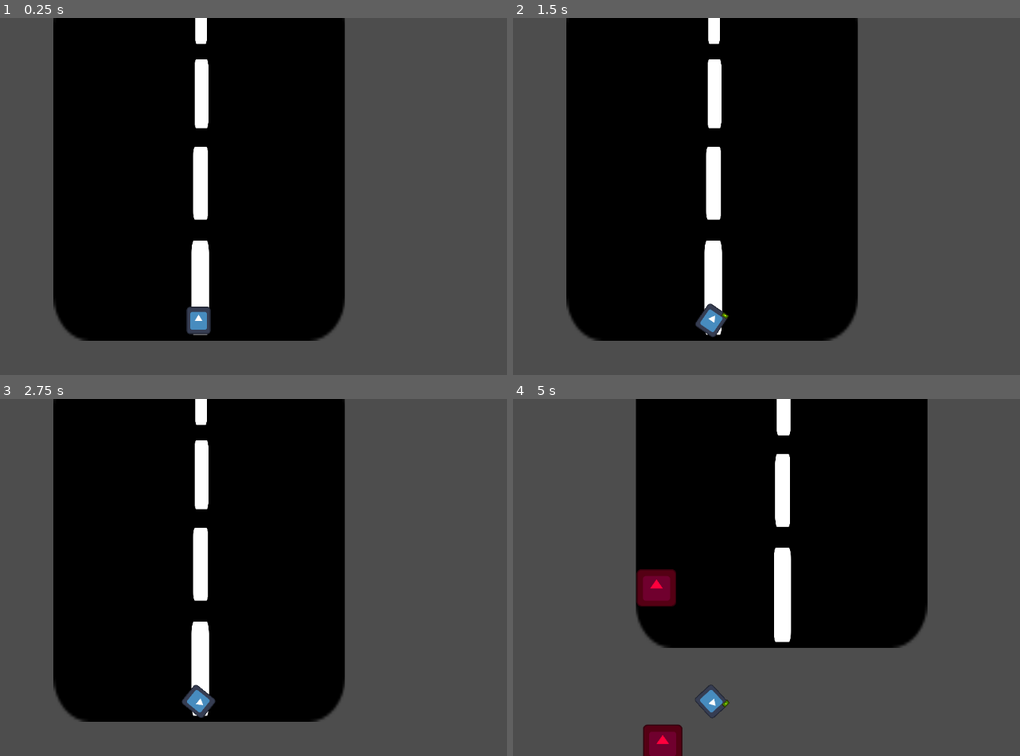
Above: before the commit, frames 1-4 (two rows, left to right).
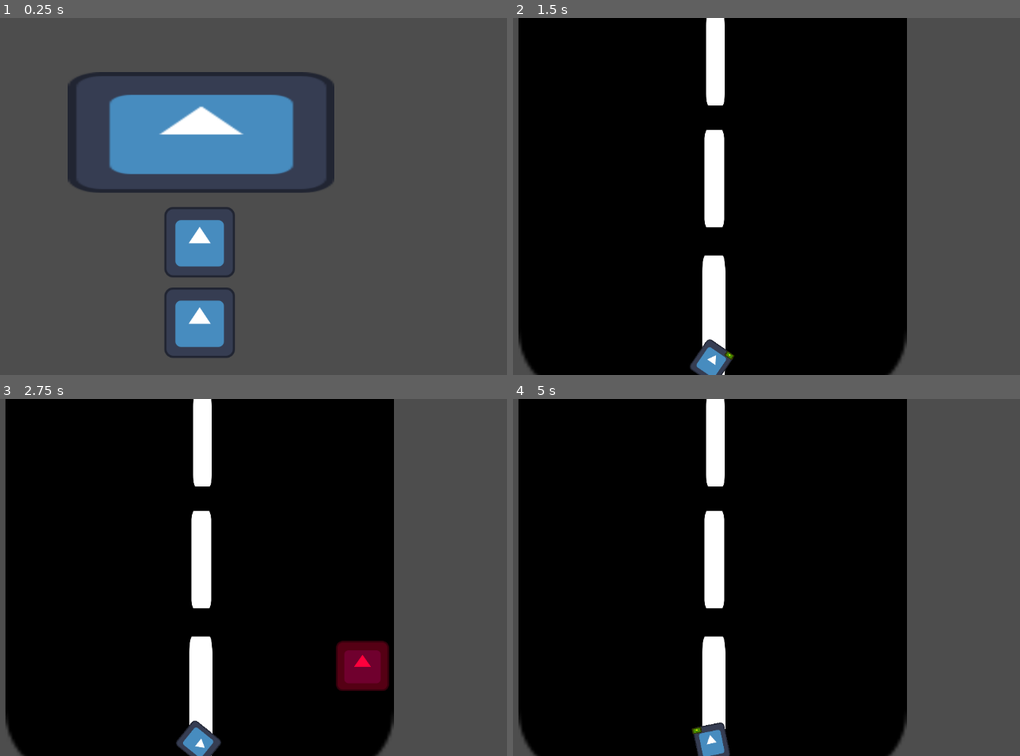
Above: after the commit, the same moments.

Repository: prakhar-gamer/NightTimeRacer
Game: Godot game, scene res://scenes/ui/title_screen.tscn
Two runs of this game, one before a commit and one after it. Both use one fixed random seed, a clock stepped at 60 frames per second and the inputs below. Before the commit the project starts from res://scenes/main.tscn. The engine's default icon, where the game draws it, is replaced by a stand-in: a white triangle on a blue panel in a dark square.
Inputs (mouse positions are in pixels of both pictures, inside the frame that each line leads up to):
- Up to frame 1 (0.25 s): no input
- Up to frame 2 (1.5 s): click (710, 242) at 0.52 s; tap Enter at 1.25 s; hold D (right) from 1.28 s (still down)
- Up to frame 3 (2.75 s): release D (right) at 2.03 s; hold S (down) from 2.03 s (still down)
- Up to frame 4 (5 s): release S (down) at 2.78 s; hold D (right) 2.78-3.53 s; hold W (forward) 3.53-4.28 s; hold A (left) from 4.28 s (still down); tap R (restart) at 4.9 s

The runs differ from the first frame. In frame 1, 52% of the frame differs, in the area x 10-68%, y 0-96%; in frame 2, 27%; in frame 3, 27%; in frame 4, 47%.

Commit message:
ending touches w ui + starting art

Diff:
--- /dev/null
+++ b/Scripts/EventManager.gd
@@ -0,0 +1,11 @@
+extends Node
+
+signal Crashed
+signal Restart
+signal Pause(screen: bool)
+signal Unpause
+
+
+var Points = 0
+var BestRun = 0
+var pauseState = false
--- a/Scripts/enemy_logic/enemy_car.gd
+++ b/Scripts/enemy_logic/enemy_car.gd
@@ -60,6 +60,8 @@
 func _on_crash_zone_body_entered(body: Node2D) -> void:
 	if body.is_in_group("player_car"):
 		print("Crashed!")
+		EventManager.emit_signal("Crashed")
+		EventManager.Pause.emit(false)
 	pass # Replace with function body.
 
 
@@ -70,7 +72,9 @@
 			lane = "right"
 		if body.global_position.x > xMiddle:
 			lane = "left"
-		lane_change=true
+		var rand = randf()
+		if rand > 0.5:
+			lane_change=true
 		laneChangeCheck()
 	pass # Replace with function body.
 
@@ -99,3 +103,9 @@
 		border = "right"
 		pass
 	pass # Replace with function body.
+
+
+func _on_cutted_up_body_entered(body: Node2D) -> void:
+	if body.is_in_group("player_car"):
+		EventManager.Points += 1
+	pass # Replace with function body.
--- a/Scripts/main.gd
+++ b/Scripts/main.gd
@@ -1,11 +1,40 @@
 extends Node2D
-
 
 # Called when the node enters the scene tree for the first time.
 func _ready() -> void:
+	get_tree().paused = false
+	EventManager.Restart.connect(restart)
 	pass # Replace with function body.
 
 
-# Called every frame. 'delta' is the elapsed time since the previous frame.
+# Input Manager - gets the input, sends the signal/function
 func _process(delta: float) -> void:
+	if Input.is_action_just_pressed("restart"):
+		restart()
+	#if Input.is_action_just_pressed("pause"):
+		#print("did")
+		#if EventManager.pauseState == false:
+			#pause()
+		#elif EventManager.pauseState == true:
+			#unPause()
 	pass
+
+##Pause - Stops the game
+#func pause():
+	#EventManager.pauseState = !EventManager.pauseState
+	#EventManager.emit_signal("Pause")
+	#get_tree().paused = true
+#
+#
+##Unpause - UnStops the Game
+#func unPause():
+	#EventManager.pauseState = !EventManager.pauseState
+	#get_tree().paused = false
+	#
+
+
+func restart():
+	EventManager.pauseState = false
+	get_tree().paused = false
+	get_tree().reload_current_scene()
+	pass
--- a/Scripts/player_car.gd
+++ b/Scripts/player_car.gd
@@ -5,7 +5,7 @@
 @export var MaxVelocity = 1000
 @export var acceleration  = 400
 @export var turnFactor = 3
-@export var driftFactor = 0.4
+@export var driftFactor = 0.7
 
 var movement = Vector2()
 var rotationAngle = 0
@@ -13,7 +13,7 @@
 @onready var car = $"."
 @onready var left_signal = $left_signal
 @onready var right_signal = $right_signal
-
+@onready var PointScoreText = $Camera2D/points
 
 #testing
 var count = 0
@@ -25,7 +25,7 @@
 
 
 # Called every frame. 'delta' is the elapsed time since the previous frame.
-func _process(delta: float) -> void:
+func _physics_process(delta: float) -> void:
 	left_signal.hide()
 	right_signal.hide()
 	captureMovement()
--- /dev/null
+++ b/Scripts/ui/dead.gd
@@ -0,0 +1,30 @@
+extends Node2D
+
+@onready var PointLabel = $RichTextLabel
+@onready var main = $"."
+
+func _ready() -> void:
+	main.hide()
+	EventManager.Crashed.connect(startUp)
+	pass
+
+
+#Start Up - unhides gui, emits pause signal, sets the point text
+func startUp():
+	main.show()
+	var points = EventManager.Points
+	PointLabel.horizontal_alignment = HORIZONTAL_ALIGNMENT_CENTER
+	PointLabel.text = "you got " + str(points) + " cut ups"
+	PointLabel.add_theme_font_size_override("normal_font_size", 25)
+	if EventManager.Points > EventManager.BestRun:
+		EventManager.BestRun = EventManager.Points
+
+#restart button - sends the signal to restart the game, and hides the menu again
+func _on_restart_pressed() -> void:
+	EventManager.emit_signal("Restart")
+	EventManager.Points = 0
+	print(EventManager.BestRun)
+
+#quit button - switches to home screen
+func _on_quit_pressed() -> void:
+	pass
--- a/project.godot
+++ b/project.godot
@@ -11,9 +11,13 @@
 [application]
 
 config/name="night time racer"
-run/main_scene="uid://u0jg4oqwowv4"
+run/main_scene="uid://brdyyuekl32hn"
 config/features=PackedStringArray("4.6", "Forward Plus")
 config/icon="res://icon.svg"
+
+[autoload]
+
+EventManager="*uid://chavw741atvkt"
 
 [editor_plugins]
 
@@ -57,6 +61,11 @@
 "events": [Object(InputEventKey,"resource_local_to_scene":false,"resource_name":"","device":-1,"window_id":0,"alt_press …(192 unchanged characters)…
 ]
 }
+pause={
+"deadzone": 0.2,
+"events": [Object(InputEventKey,"resource_local_to_scene":false,"resource_name":"","device":-1,"window_id":0,"alt_pressed":false,"shift_pressed":false,"ctrl_pressed":false,"meta_pressed":false,"pressed":false,"keycode":0,"physical_keycode":4194305,"key_label":0,"unicode":0,"location":0,"echo":false,"script":null)
+]
+}
 
 [physics]
 
--- a/scenes/enemy_car.tscn
+++ b/scenes/enemy_car.tscn
@@ -4,13 +4,13 @@
 [ext_resource type="Script" uid="uid://c8srjjrpur2b2" path="res://Scripts/enemy_logic/enemy_car.gd" id="1_mr7yb"]
 
 [sub_resource type="RectangleShape2D" id="RectangleShape2D_ermhv"]
-size = Vector2(78, 88)
+size = Vector2(91, 87)
 
 [sub_resource type="RectangleShape2D" id="RectangleShape2D_mr7yb"]
 size = Vector2(264, 379)
 
 [sub_resource type="RectangleShape2D" id="RectangleShape2D_knn66"]
-size = Vector2(5.6569524, 17.772984)
+size = Vector2(8.384413, 17.860971)
 
 [sub_resource type="RectangleShape2D" id="RectangleShape2D_1q4dv"]
 size = Vector2(139, 102)
@@ -18,13 +18,16 @@
 [sub_resource type="RectangleShape2D" id="RectangleShape2D_3mung"]
 size = Vector2(148, 98)
 
+[sub_resource type="RectangleShape2D" id="RectangleShape2D_diiv3"]
+size = Vector2(1822, 20)
+
 [node name="enemy_car" type="CharacterBody2D" unique_id=953048636]
 script = ExtResource("1_mr7yb")
 SPEED = 500.0
 acceleration = 300
 
 [node name="CollisionShape2D" type="CollisionShape2D" parent="." unique_id=217354970]
-position = Vector2(3, 6)
+position = Vector2(0.5, 6.5)
 shape = SubResource("RectangleShape2D_ermhv")
 
 [node name="enemy" type="Sprite2D" parent="." unique_id=59312003]
@@ -42,7 +45,7 @@
 [node name="crashZone" type="Area2D" parent="." unique_id=857048491]
 
 [node name="CollisionShape2D" type="CollisionShape2D" parent="crashZone" unique_id=794572578]
-position = Vector2(-1, 10.999999)
+position = Vector2(0.5000081, 11.250005)
 rotation = -3.1415925
 scale = Vector2(9.899323, -5.682782)
 shape = SubResource("RectangleShape2D_knn66")
@@ -73,8 +76,15 @@
 scale = Vector2(0.21679688, 0.13671874)
 texture = ExtResource("1_3y6xc")
 
+[node name="cutted_up" type="Area2D" parent="." unique_id=1572901946]
+
+[node name="CollisionShape2D" type="CollisionShape2D" parent="cutted_up" unique_id=1812719921]
+position = Vector2(-65, 0)
+shape = SubResource("RectangleShape2D_diiv3")
+
 [connection signal="body_entered" from="ViewZone" to="." method="_on_view_zone_body_entered"]
 [connection signal="body_exited" from="ViewZone" to="." method="_on_view_zone_body_exited"]
 [connection signal="body_entered" from="crashZone" to="." method="_on_crash_zone_body_entered"]
 [connection signal="body_entered" from="leftLaneZone" to="." method="_on_left_lane_zone_body_entered"]
 [connection signal="body_entered" from="rightLaneZone" to="." method="_on_right_lane_zone_body_entered"]
+[connection signal="body_entered" from="cutted_up" to="." method="_on_cutted_up_body_entered"]
--- a/scenes/main.tscn
+++ b/scenes/main.tscn
@@ -3,7 +3,6 @@
 [ext_resource type="PackedScene" uid="uid://d2um2sj0844cp" path="res://scenes/player_car.tscn" id="1_o5qli"]
 [ext_resource type="Script" uid="uid://b1ylub7kqqgl3" path="res://Scripts/main.gd" id="1_sugp2"]
 [ext_resource type="PackedScene" uid="uid://dlym4dbutpoe2" path="res://scenes/road.tscn" id="2_0wfyh"]
-[ext_resource type="PackedScene" uid="uid://cc61ygnyv55gr" path="res://scenes/enemy_car.tscn" id="4_jyhfs"]
 
 [node name="Main" type="Node2D" unique_id=351442125]
 script = ExtResource("1_sugp2")
@@ -15,6 +14,3 @@
 z_index = -1
 position = Vector2(18, -908)
 metadata/_edit_lock_ = true
-
-[node name="enemy_car" parent="." unique_id=953048636 instance=ExtResource("4_jyhfs")]
-position = Vector2(585, -1982)
--- a/scenes/player_car.tscn
+++ b/scenes/player_car.tscn
@@ -3,6 +3,8 @@
 [ext_resource type="Script" uid="uid://i6dyy07ih1v2" path="res://Scripts/player_car.gd" id="1_ir7uv"]
 [ext_resource type="Texture2D" uid="uid://c4y58h8nu7wur" path="res://icon.svg" id="2_v64uw"]
 [ext_resource type="PackedScene" uid="uid://cvq2m1j5hmfie" path="res://scenes/enemy_spawner.tscn" id="3_v64uw"]
+[ext_resource type="PackedScene" uid="uid://bkmvwv7b2cyf0" path="res://scenes/ui/game_pause.tscn" id="4_5hvhq"]
+[ext_resource type="PackedScene" uid="uid://bgck8wbugbvyx" path="res://scenes/ui/dead.tscn" id="5_w3cpc"]
 
 [sub_resource type="RectangleShape2D" id="RectangleShape2D_s2c5k"]
 size = Vector2(59, 62)
@@ -22,9 +24,14 @@
 
 [node name="Camera2D" type="Camera2D" parent="." unique_id=1293125474]
 offset = Vector2(0, -300)
-zoom = Vector2(0.75, 0.75)
 
 [node name="Enemy_spawner" parent="Camera2D" unique_id=539123083 instance=ExtResource("3_v64uw")]
+
+[node name="points" type="RichTextLabel" parent="Camera2D" unique_id=1975198045]
+offset_left = -579.0
+offset_top = -624.0
+offset_right = -294.0
+offset_bottom = -515.0
 
 [node name="right_signal" type="Sprite2D" parent="." unique_id=1243447412]
 modulate = Color(1, 1, 0, 1)
@@ -37,3 +44,10 @@
 position = Vector2(-21.75, -27.25)
 scale = Vector2(0.13671875, 0.08203127)
 texture = ExtResource("2_v64uw")
+
+[node name="CanvasLayer" type="CanvasLayer" parent="." unique_id=1468184435]
+visible = false
+
+[node name="Dead" parent="CanvasLayer" unique_id=1212509600 instance=ExtResource("5_w3cpc")]
+
+[node name="GamePause" parent="CanvasLayer" unique_id=113430541 instance=ExtResource("4_5hvhq")]
--- /dev/null
+++ b/scenes/ui/dead.tscn
@@ -0,0 +1,46 @@
+[gd_scene format=3 uid="uid://bgck8wbugbvyx"]
+
+[ext_resource type="Script" uid="uid://1ywlrvuxv1sx" path="res://Scripts/ui/dead.gd" id="1_lik7j"]
+[ext_resource type="Texture2D" uid="uid://c4y58h8nu7wur" path="res://icon.svg" id="2_q522o"]
+
+[node name="Dead" type="Node2D" unique_id=1212509600]
+process_mode = 3
+script = ExtResource("1_lik7j")
+
+[node name="Main Image" type="Sprite2D" parent="." unique_id=577648369]
+modulate = Color(1, 0.29411766, 0.2, 1)
+position = Vector2(576, 133)
+scale = Vector2(3.859375, 1.6640625)
+texture = ExtResource("2_q522o")
+
+[node name="RichTextLabel" type="RichTextLabel" parent="." unique_id=1626725991]
+offset_left = 443.0
+offset_top = 268.0
+offset_right = 703.0
+offset_bottom = 308.0
+
+[node name="Container" type="Control" parent="." unique_id=325223127]
+layout_mode = 3
+anchors_preset = 0
+offset_left = 15.0
+offset_top = 306.0
+offset_right = 1142.0
+offset_bottom = 639.0
+
+[node name="HBoxContainer" type="HBoxContainer" parent="Container" unique_id=1223790698]
+layout_mode = 0
+offset_top = 37.0
+offset_right = 1123.0
+offset_bottom = 328.0
+alignment = 1
+
+[node name="restart" type="TextureButton" parent="Container/HBoxContainer" unique_id=743773136]
+layout_mode = 2
+texture_normal = ExtResource("2_q522o")
+
+[node name="quit" type="TextureButton" parent="Container/HBoxContainer" unique_id=1416930488]
+layout_mode = 2
+texture_normal = ExtResource("2_q522o")
+
+[connection signal="pressed" from="Container/HBoxContainer/restart" to="." method="_on_restart_pressed"]
+[connection signal="pressed" from="Container/HBoxContainer/quit" to="." method="_on_quit_pressed"]
--- /dev/null
+++ b/scenes/ui/game_pause.gd
@@ -0,0 +1,41 @@
+extends Node2D
+
+@onready var main = $"."
+@onready var gamePausedText = $gui/PausedText
+
+var dead  = false
+
+# First Run - Hide on scene, Set The Text Size
+func _ready() -> void:
+	EventManager.Pause.connect(pause)
+	EventManager.Crashed.connect(crashed)
+	main.hide()
+	gamePausedText.add_theme_font_size_override("normal_font_size", 35)
+
+
+func _process(delta: float) -> void:
+	if dead == false:
+		if Input.is_action_just_pressed("pause"):
+			pause(true)
+
+# pause screen - game pause state, show or hide
+func pause(screen: bool):
+	EventManager.pauseState = !EventManager.pauseState
+	get_tree().paused = EventManager.pauseState
+	if screen == true:
+		print("g")
+		if EventManager.pauseState:
+			main.show()
+		else:
+			main.hide()
+		pass
+
+
+#continue - hide gui, emit unPause
+func _on_continue_pressed() -> void:
+	pause(true)
+
+
+func crashed():
+	dead = true
+	pass
--- /dev/null
+++ b/scenes/ui/game_pause.tscn
@@ -0,0 +1,41 @@
+[gd_scene format=3 uid="uid://bkmvwv7b2cyf0"]
+
+[ext_resource type="Script" uid="uid://c8nfp7k2ajv7p" path="res://scenes/ui/game_pause.gd" id="1_qexmg"]
+[ext_resource type="Texture2D" uid="uid://c4y58h8nu7wur" path="res://icon.svg" id="2_d0iq6"]
+
+[node name="GamePause" type="Node2D" unique_id=113430541]
+process_mode = 3
+z_index = 3
+script = ExtResource("1_qexmg")
+
+[node name="gui" type="Control" parent="." unique_id=47561011]
+layout_mode = 3
+anchors_preset = 0
+offset_right = 40.0
+offset_bottom = 40.0
+metadata/_edit_use_anchors_ = true
+
+[node name="PausedText" type="RichTextLabel" parent="gui" unique_id=1814298606]
+layout_mode = 0
+offset_left = 412.0
+offset_top = 179.0
+offset_right = 723.0
+offset_bottom = 232.0
+text = "Game Paused"
+
+[node name="HBoxContainer" type="HBoxContainer" parent="gui" unique_id=652051429]
+layout_mode = 0
+offset_left = 428.0
+offset_top = 248.0
+offset_right = 712.0
+offset_bottom = 578.0
+
+[node name="Continue" type="TextureButton" parent="gui/HBoxContainer" unique_id=812541322]
+layout_mode = 2
+texture_normal = ExtResource("2_d0iq6")
+
+[node name="Quit" type="TextureButton" parent="gui/HBoxContainer" unique_id=598330153]
+layout_mode = 2
+texture_normal = ExtResource("2_d0iq6")
+
+[connection signal="pressed" from="gui/HBoxContainer/Continue" to="." method="_on_continue_pressed"]
--- /dev/null
+++ b/scenes/ui/title_screen.gd
@@ -0,0 +1,13 @@
+extends Node2D
+
+
+#Play Button - switches to game
+func _on_play_pressed() -> void:
+	get_tree().change_scene_to_file("res://scenes/main.tscn")
+	pass # Replace with function body.
+
+
+#Quit Button - Closes Game
+func _on_quit_pressed() -> void:
+	get_tree().quit()
+	pass # Replace with function body.
--- /dev/null
+++ b/scenes/ui/title_screen.tscn
@@ -0,0 +1,44 @@
+[gd_scene format=3 uid="uid://brdyyuekl32hn"]
+
+[ext_resource type="Script" uid="uid://bcpng6468trxo" path="res://scenes/ui/title_screen.gd" id="1_aqpy5"]
+[ext_resource type="Texture2D" uid="uid://c4y58h8nu7wur" path="res://icon.svg" id="1_eb34j"]
+
+[node name="titleScreen" type="Node2D" unique_id=1505115482]
+script = ExtResource("1_aqpy5")
+
+[node name="HeroImage" type="Sprite2D" parent="." unique_id=663804288]
+position = Vector2(581, 208)
+scale = Vector2(3.7734375, 1.7109375)
+texture = ExtResource("1_eb34j")
+
+[node name="Control" type="Control" parent="." unique_id=153889326]
+layout_mode = 3
+anchors_preset = 0
+offset_right = 40.0
+offset_bottom = 40.0
+
+[node name="MarginContainer" type="MarginContainer" parent="Control" unique_id=1552431392]
+layout_mode = 1
+offset_top = 314.0
+offset_right = 1154.0
+offset_bottom = 647.0
+theme_override_constants/margin_left = 2
+theme_override_constants/margin_top = -1
+
+[node name="VBoxContainer" type="VBoxContainer" parent="Control/MarginContainer" unique_id=730884317]
+layout_mode = 2
+theme_override_constants/separation = 18
+alignment = 1
+
+[node name="Play" type="TextureButton" parent="Control/MarginContainer/VBoxContainer" unique_id=1492531720]
+layout_mode = 2
+size_flags_horizontal = 4
+texture_normal = ExtResource("1_eb34j")
+
+[node name="Quit" type="TextureButton" parent="Control/MarginContainer/VBoxContainer" unique_id=1690508383]
+layout_mode = 2
+size_flags_horizontal = 4
+texture_normal = ExtResource("1_eb34j")
+
+[connection signal="pressed" from="Control/MarginContainer/VBoxContainer/Play" to="." method="_on_play_pressed"]
+[connection signal="pressed" from="Control/MarginContainer/VBoxContainer/Quit" to="." method="_on_quit_pressed"]
--- /dev/null
+++ b/shaders/main.gdshader
@@ -0,0 +1,14 @@
+shader_type canvas_item;
+
+void vertex() {
+	// Called for every vertex the material is visible on.
+}
+
+void fragment() {
+
+}
+
+//void light() {
+//	// Called for every pixel for every light affecting the CanvasItem.
+//	// Uncomment to replace the default light processing function with this one.
+//}
Not shown, added: Scripts/EventManager.gd.uid
Not shown, added: Scripts/ui/dead.gd.uid
Binary file added: assets/car/playerCar.aseprite
Not shown, added: scenes/ui/game_pause.gd.uid
Not shown, added: scenes/ui/title_screen.gd.uid
Not shown, added: shaders/main.gdshader.uid
